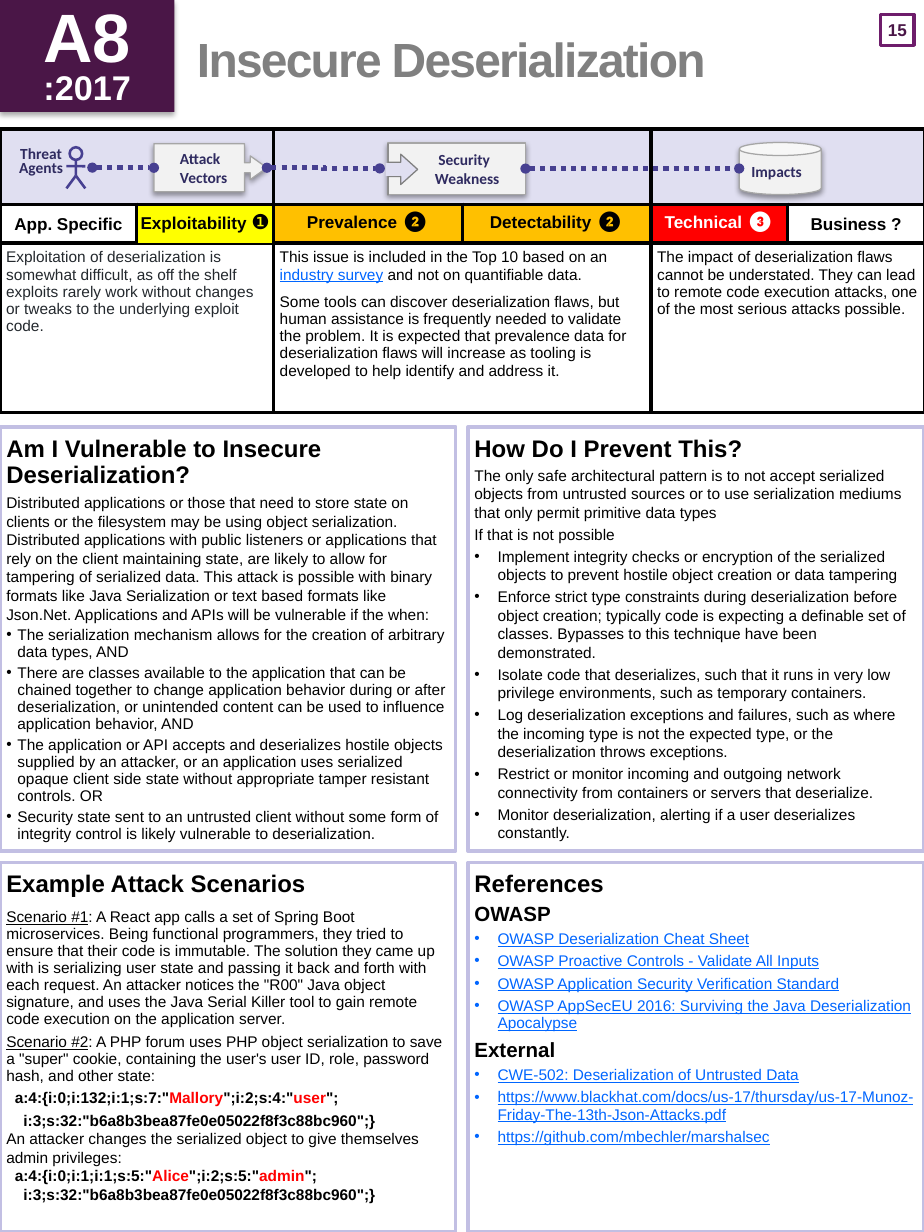
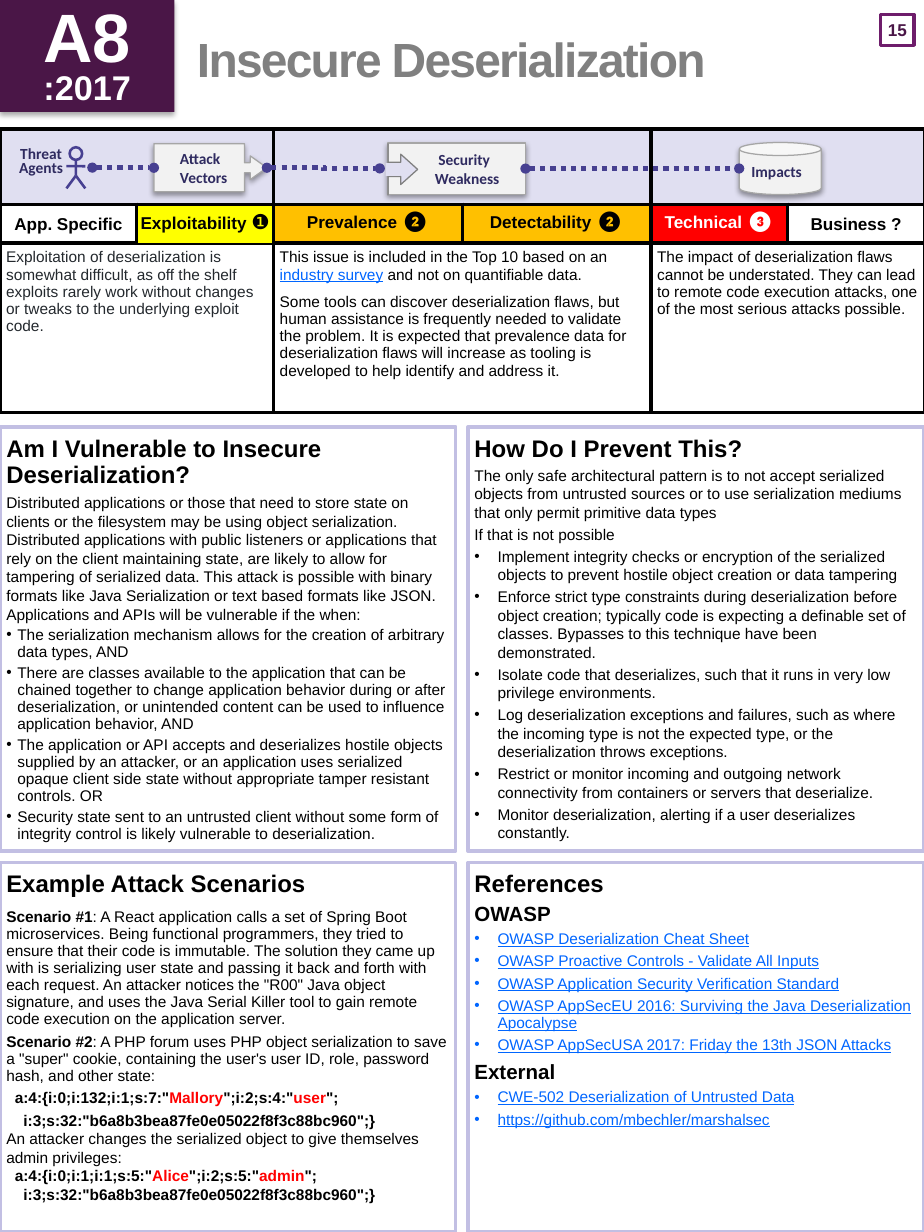
Before and after one commit to OWASP/Top10, a slide deck: slide 16 of 2017/OWASP Top 10 2017 GM (en).pptx. Drawn at 924x1232 pixels with LibreOffice and Linux fonts; fonts in the diff are those of the drawing. Boxes give left, top, right and bottom in pixels: in the first picture for what was removed or moved away, otherwise in the second. Text is boxed around its words. In the diff, an @@ line names an element or a change of style, - is before the commit and + after.

```diff
--- a/2017/OWASP Top 10 2017 GM (en).pptx
+++ b/2017/OWASP Top 10 2017 GM (en).pptx
@@ text at (6,496,437,623): text changed @@
-Distributed applications or those that need to store state on clients or the filesystem may be using object serialization. Distributed applications with public listeners or applications that rely on the client maintaining state, are likely to allow for tampering of serialized data. This attack is possible with binary formats like Java Serialization or text based formats like Json.Net. Applications and APIs will be vulnerable if the when:
+Distributed applications or those that need to store state on clients or the filesystem may be using object serialization. Distributed applications with public listeners or applications that rely on the client maintaining state, are likely to allow for tampering of serialized data. This attack is possible with binary formats like Java Serialization or text based formats like JSON. Applications and APIs will be vulnerable if the when:
@@ text at (498,668,890,702): text changed @@
-• Isolate code that deserializes, such that it runs in very low privilege environments, such as temporary containers.
+• Isolate code that deserializes, such that it runs in very low privilege environments.
@@ text at (6,910,435,1028): text changed @@
-Scenario #1: A React app calls a set of Spring Boot microservices. Being functional programmers, they tried to ensure that their code is immutable. The solution they came up with is serializing user state and passing it back and forth with each request. An attacker notices the "R00" Java object signature, and uses the Java Serial Killer tool to gain remote code execution on the application server.
+Scenario #1: A React application calls a set of Spring Boot microservices. Being functional programmers, they tried to ensure that their code is immutable. The solution they came up with is serializing user state and passing it back and forth with each request. An attacker notices the "R00" Java object signature, and uses the Java Serial Killer tool to gain remote code execution on the application server.
@@ text at (6,1035,447,1083): bold on, underline off in "Scenario #2:" @@
@@ text at (498,1038,892,1054): paragraph added @@
+• OWASP AppSecUSA 2017: Friday the 13th JSON Attacks
@@ text at (498,1090,795,1105): text changed @@
-• CWE-502: Deserialization of Untrusted Data
-• https://www.blackhat.com/docs/us-17/thursday/us-17-Munoz-Friday-The-13th-Json-Attacks.pdf
+• CWE-502 Deserialization of Untrusted Data
```
Also in this commit, not shown: 16 other slides changed.
